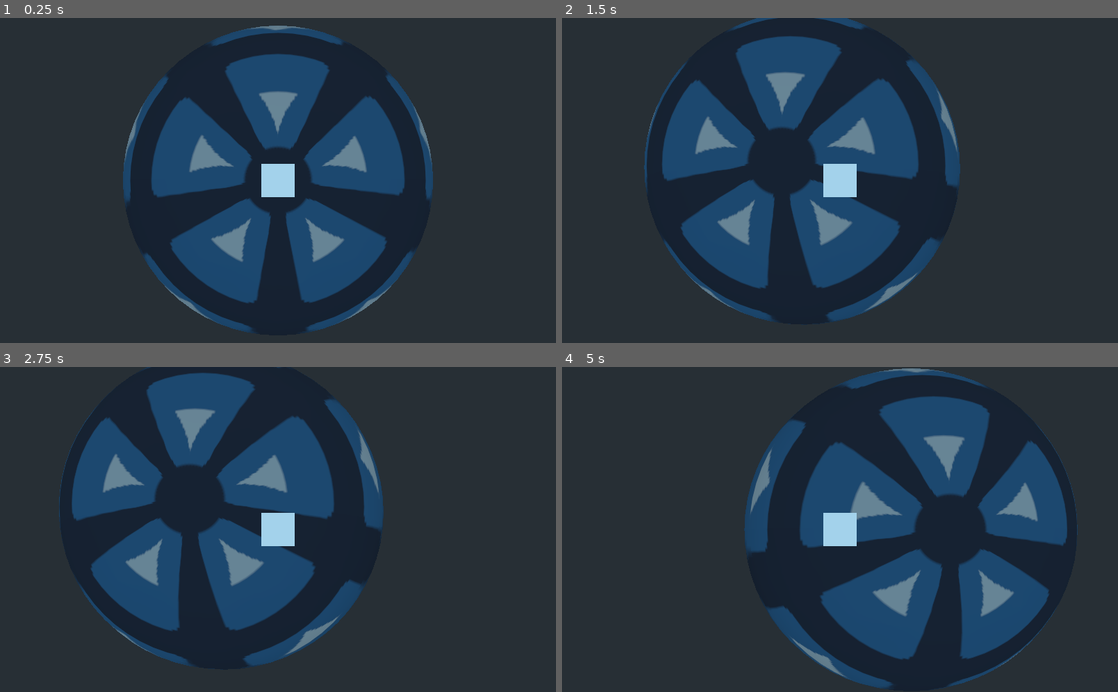
Above: before the commit, frames 1-4 (two rows, left to right).
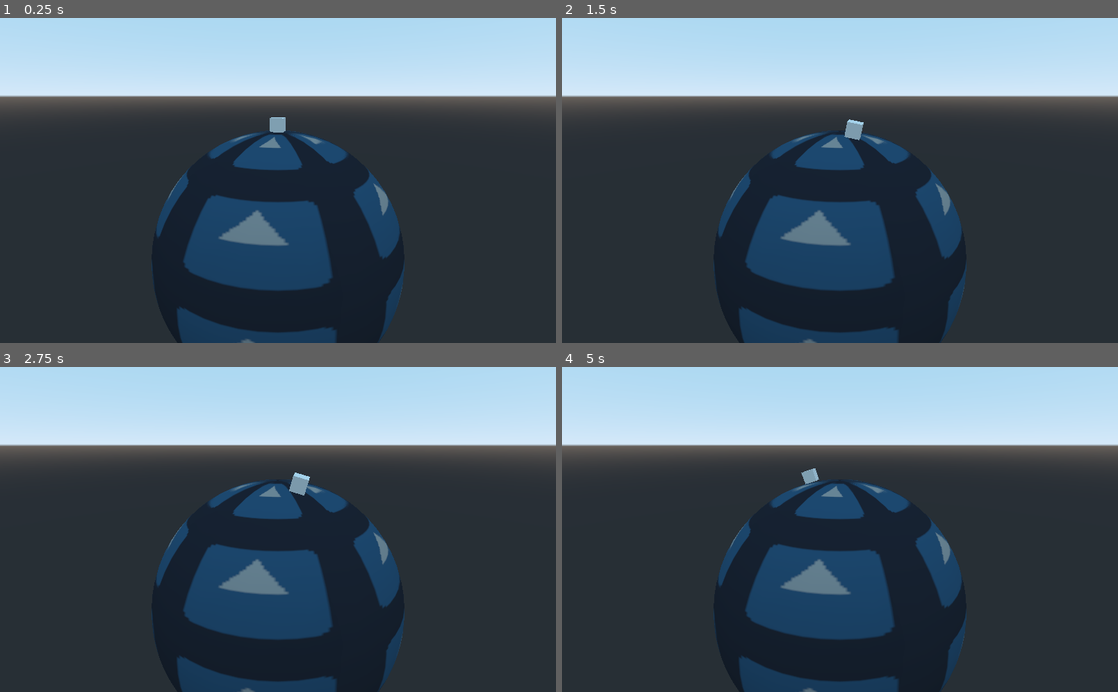
Above: after the commit, the same moments.

Repository: deengames-prototypes/3d-game
Game: Godot game, scene res://Prototype.tscn
Same seed, same stepped clock (60 frames per second), same inputs: the game is played once before the commit and once after it. The engine's default icon, where the game draws it, is replaced by a stand-in: a white triangle on a blue panel in a dark square.
Inputs:
- Up to frame 1 (0.25 s): no input
- Up to frame 2 (1.5 s): tap Enter at 0.5 s; hold Right (ui_right) 0.53-1.28 s; hold Down (ui_down) from 1.28 s (still down)
- Up to frame 3 (2.75 s): release Down (ui_down) at 2.03 s; hold Right (ui_right) from 2.03 s (still down)
- Up to frame 4 (5 s): release Right (ui_right) at 2.78 s; hold Up (ui_up) 2.78-3.53 s; hold Left (ui_left) from 3.53 s (still down)

The runs differ from the first frame. In frame 1, 47% of the frame differs, in the area x 0-100%, y 0-100%; in frame 2, 47%; in frame 3, 47%; in frame 4, 52%.

Commit message:
Player sorta rotates correctly

Diff:
--- a/prototype/Player.gd
+++ b/prototype/Player.gd
@@ -28,5 +28,5 @@
 
 func _physics_process(delta):
 	var gravity_to_center = self.translation.normalized() * GRAVITY
-	print("G="+str(gravity_to_center))
 	self.move_and_slide(_velocity + gravity_to_center)
+	$Mesh.rotation = gravity_to_center * 0.01
--- a/prototype/Prototype.tscn
+++ b/prototype/Prototype.tscn
@@ -44,3 +44,7 @@
 
 [node name="CollisionShape" type="CollisionShape" parent="Player"]
 shape = SubResource( 4 )
+
+[node name="Camera" type="Camera" parent="."]
+transform = Transform( 0.707107, -0.241845, 0.664463, 0, 0.939693, 0.34202, -0.707107, -0.241845, 0.664463, 25, 25, 25 )
+current = true
